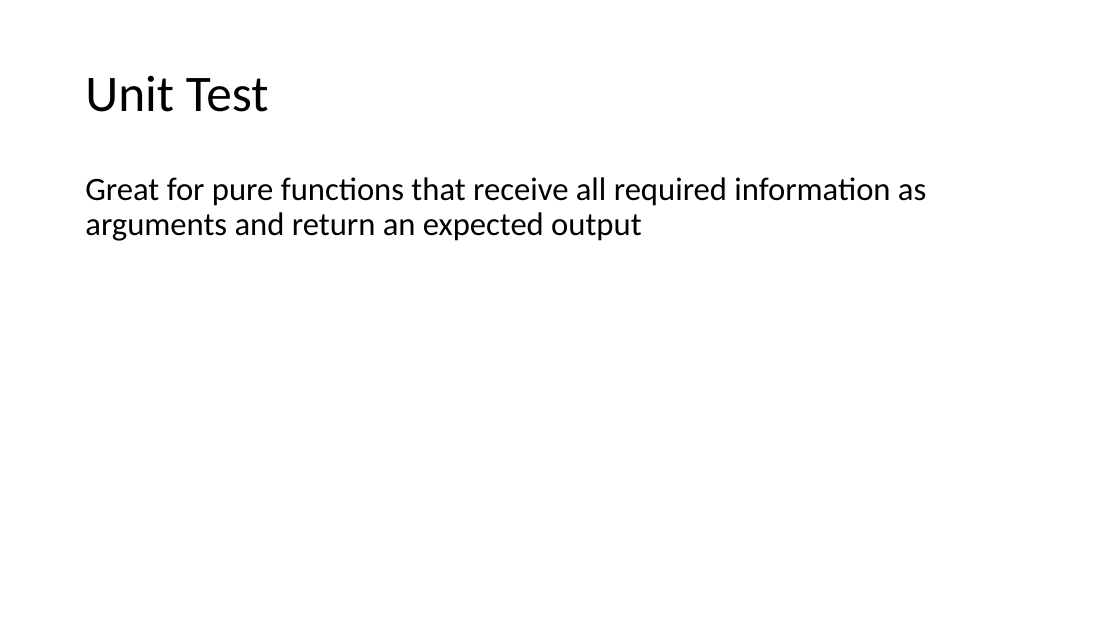
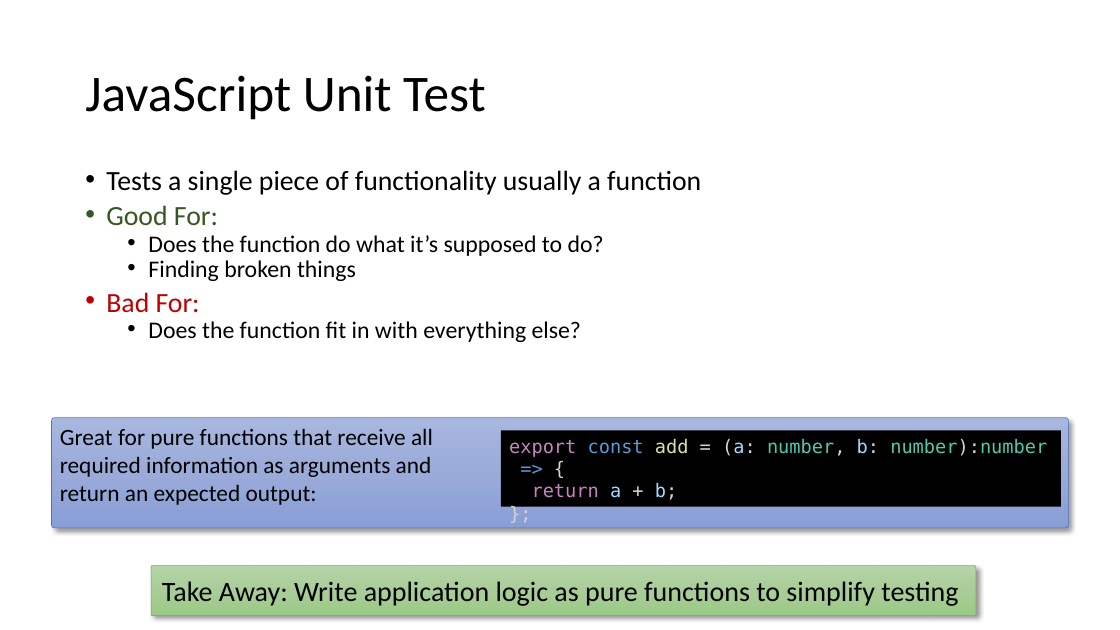
Before and after one commit to reggie3/testing-examples, a slide deck: slide 8 of TestingPresentation.pptx (slide 4 before the commit). Drawn at 1120x630 pixels with LibreOffice and Linux fonts; fonts in the diff are those of the drawing. Boxes give left, top, right and bottom in pixels: in the first picture for what was removed or moved away, otherwise in the second. Text is boxed around its words. In the diff, an @@ line names an element or a change of style, - is before the commit and + after.

Commit message:
add presentation script and more examples

```diff
--- a/TestingPresentation.pptx
+++ b/TestingPresentation.pptx
@@ title at [85,75,486,120]: text changed @@
-Unit Test
+JavaScript Unit Test
@@ text added at [106,170,701,342], 20.4 pt, text #000000 @@
+• Tests a single piece of functionality usually a function
+• Good For:
+  • Does the function do what it’s supposed to do?
+  • Finding broken things
+• Bad For:
+  • Does the function fit in with everything else?
@@ rounded rectangle added at [51,418,1069,528], fill gradient #A8B7DF to #9AABD9 to #889ED7, outline #4472C4 0.5 pt @@
@@ text at [60,428,433,505]: text changed; size 28 to 20 pt @@
-Great for pure functions that receive all required information as arguments and return an expected output
+Great for pure functions that receive all required information as arguments and return an expected output:
@@ rectangle added at [501,430,1061,507], fill #000000, 16 pt, text #4EC9B0 @@
+export const add = (a: number, b: number):number => {
+return a + b;
+};
@@ rounded rectangle added at [151,565,976,616], fill gradient #B5D5A7 to #AACE9A to #9CC987, outline #70AD47 0.5 pt, 24 pt, text #000000 @@
+Take Away: Write application logic as pure functions to simplify testing
```
Also in this commit, not shown: 3 other slides changed, 15 slides added, 1 slide removed, 11 other files.
